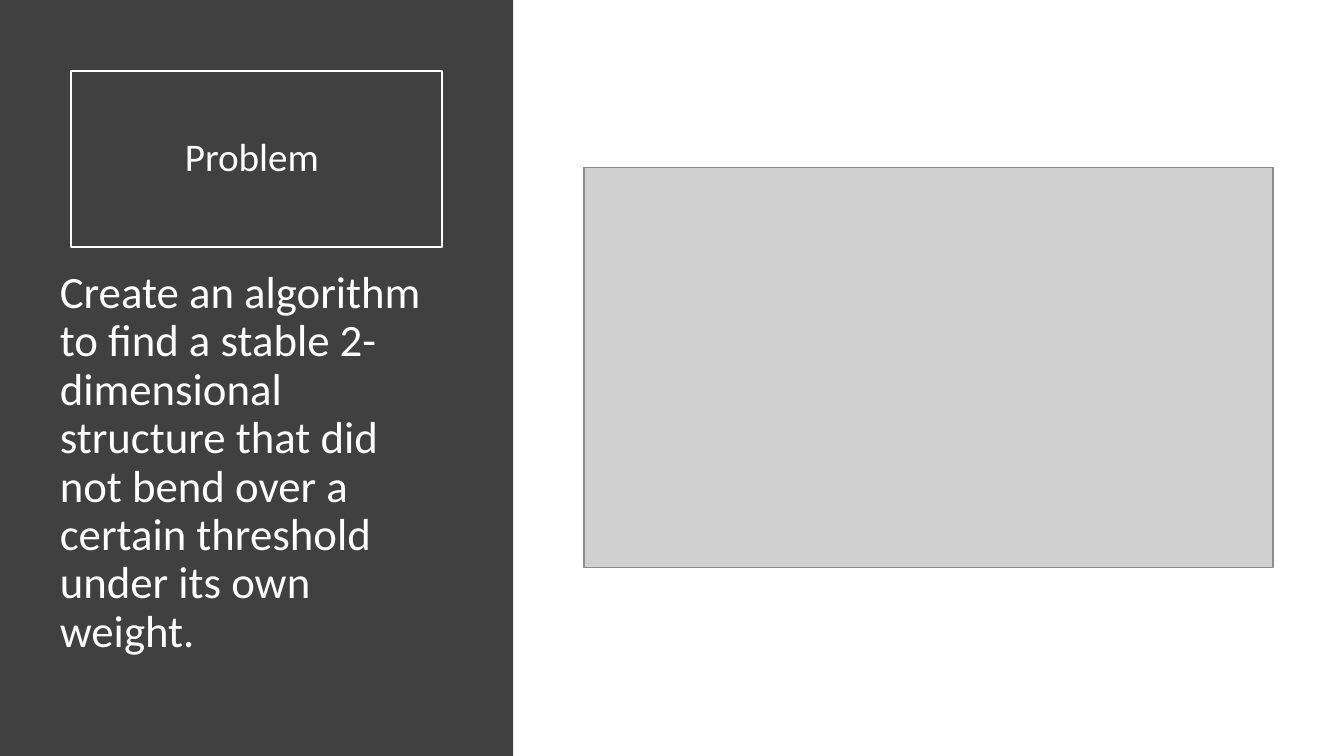
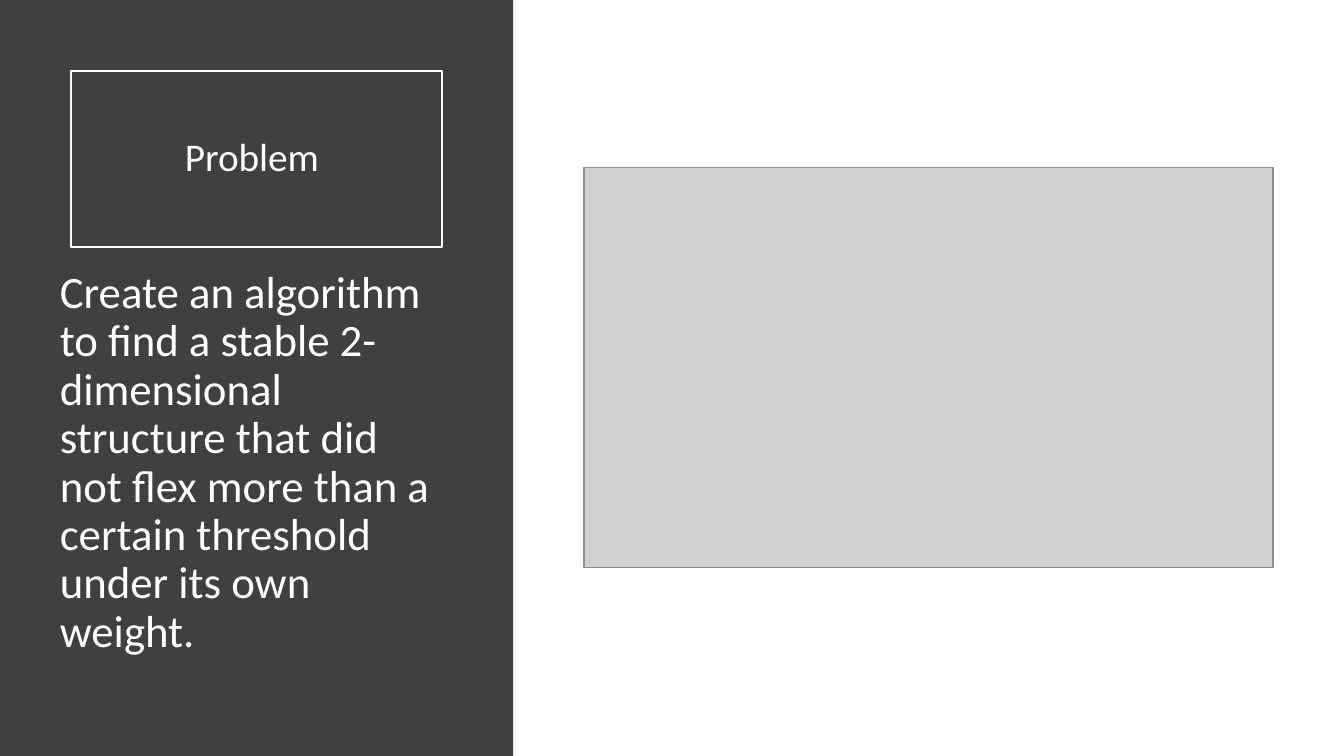
Before and after one commit to yasz24/generative-design-AI, a slide deck: slide 4 of presentation/Generative Design AI.pptx. Drawn at 1344x756 pixels with LibreOffice and Linux fonts; fonts in the diff are those of the drawing; grey boxes stand for pictures. Boxes give left, top, right and bottom in pixels: in the first picture for what was removed or moved away, otherwise in the second. Text is boxed around its words. In the diff, an @@ line names an element or a change of style, - is before the commit and + after.

```diff
--- a/presentation/Generative Design AI.pptx
+++ b/presentation/Generative Design AI.pptx
@@ text at (60,277,428,655): text changed @@
-Create an algorithm to find a stable 2- dimensional structure that did not bend over a certain threshold under its own weight.
+Create an algorithm to find a stable 2- dimensional structure that did not flex more than a certain threshold under its own weight.
```
Also in this commit, not shown: 6 other slides changed.
